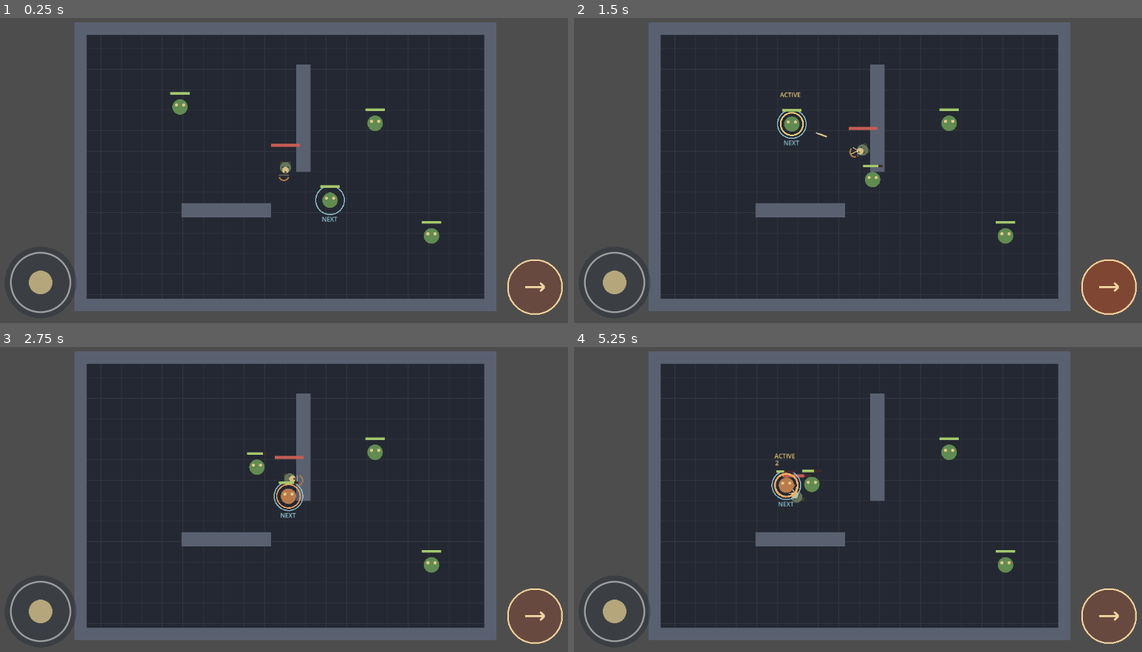
Above: before the commit, frames 1-4 (two rows, left to right).
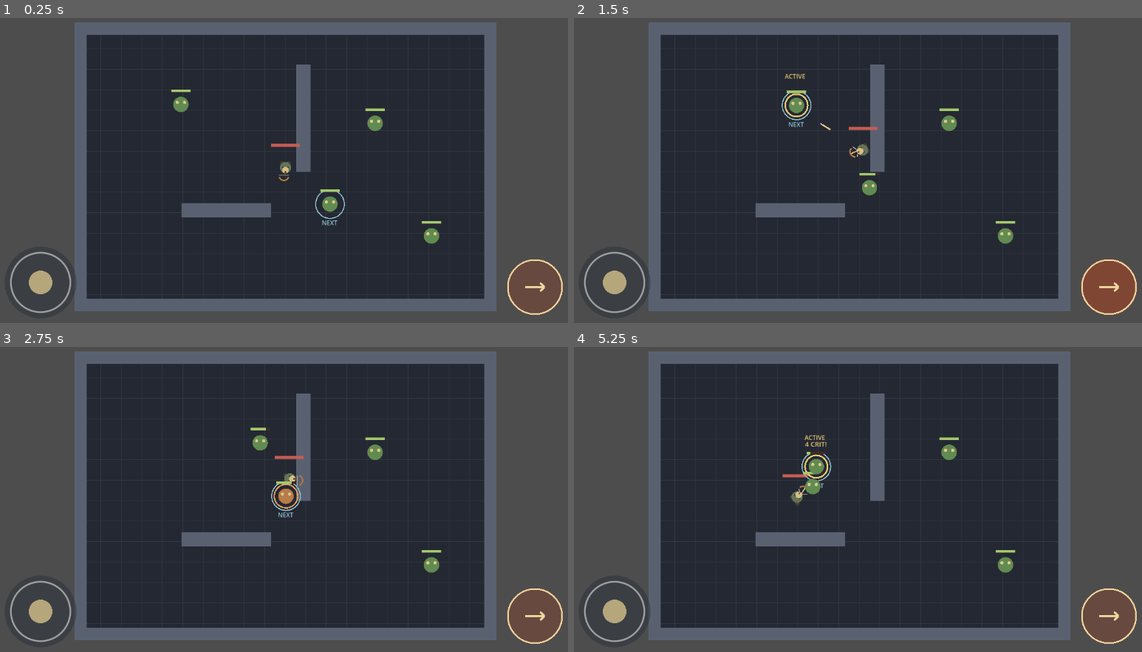
Above: after the commit, the same moments.

Repository: Jonty303/Project-Gauntlands
Game: Godot game, scene res://scenes/main.tscn
Same seed, same stepped clock (60 frames per second), same inputs: the game is played once before the commit and once after it.
Inputs (mouse positions are in pixels of both pictures, inside the frame that each line leads up to):
- Up to frame 1 (0.25 s): no input
- Up to frame 2 (1.5 s): tap Enter (ui_accept) at 0.5 s; drag from (613, 283) to (920, 94) at 0.52 s; drag from (1107, 286) to (829, 234) at 1.27 s
- Up to frame 3 (2.75 s): move the mouse to (346, 423) at 2.02 s; hold D (move_right) from 2.03 s (still down); tap Q (target_previous) at 2.1 s
- Up to frame 4 (5.25 s): release D (move_right) at 2.75 s; drag from (829, 563) to (681, 444) at 2.77 s; move the mouse to (1034, 545) at 3.52 s; hold A (move_left) 3.53-4.25 s; tap E (target_next) at 3.6 s; tap Enter (ui_accept) at 3.77 s; drag from (681, 444) to (772, 414) at 4.27 s; move the mouse to (886, 496) at 5.02 s; hold S (move_down) from 5.03 s (still down); hold Space (attack) from 5.03 s (still down); click (886, 496) at 5.17 s

The runs differ from the first frame. In frame 1, 0.4% of the frame differs, in the area x 29-61%, y 23-69%; in frame 2, 0.8%; in frame 3, 0.6%; in frame 4, 0.9%, in the area x 34-46%, y 28-53%.

Commit message:
Route goblin pursuit and return via navigation grid; add F3 AI diagnostics

Diff:
--- a/scripts/goblin.gd
+++ b/scripts/goblin.gd
@@ -9,7 +9,7 @@
 const MELEE_RANGE := 35.0
 const CHASE_SPEED := 65.0
 const RETURN_SPEED := 105.0
-const MEMORY_SECONDS := 1.2
+const MEMORY_SECONDS := 3.0
 const WINDUP_TIME := 0.55
 const ATTACK_COOLDOWN := 1.25
 
@@ -18,6 +18,9 @@
 var home: Vector2
 var player: Node2D
 var state: String = "IDLE"
+var debug_ai: bool = false
+var destination_marker: Vector2 = Vector2.ZERO
+var has_destination: bool = false
 var last_seen: Vector2 = Vector2.ZERO
 var lost_sight_time: float = 0.0
 
@@ -32,6 +35,11 @@
     player = get_parent().get_node_or_null("Player") as Node2D
     add_to_group("enemies")
     queue_redraw()
+
+func _unhandled_key_input(event: InputEvent) -> void:
+    if event is InputEventKey and event.pressed and not event.echo and event.keycode == KEY_F3:
+        debug_ai = not debug_ai
+        queue_redraw()
 
 func _physics_process(delta: float) -> void:
     combat_text_time = maxf(0.0, combat_text_time - delta)
@@ -59,10 +67,11 @@
             lost_sight_time = 0.0
         else:
             lost_sight_time += delta
-            if lost_sight_time >= MEMORY_SECONDS:
+            if global_position.distance_to(last_seen) < MELEE_RANGE or lost_sight_time >= MEMORY_SECONDS:
                 _begin_return()
 
     velocity = Vector2.ZERO
+    has_destination = false
 
     if state == "CHASE":
         if winding_up:
@@ -80,7 +89,7 @@
         else:
             var destination: Vector2 = player.global_position if sees_player else last_seen
             if global_position.distance_to(destination) > MELEE_RANGE:
-                velocity = global_position.direction_to(destination) * CHASE_SPEED
+                _navigate_towards(destination, CHASE_SPEED)
 
     elif state == "RETURN":
         var home_distance: float = global_position.distance_to(home)
@@ -88,10 +97,19 @@
             global_position = home
             state = "IDLE"
         else:
-            velocity = global_position.direction_to(home) * minf(RETURN_SPEED, home_distance / delta)
+            _navigate_towards(home, minf(RETURN_SPEED, home_distance / delta))
 
     move_and_slide()
     queue_redraw()
+
+func _navigate_towards(destination: Vector2, speed: float) -> void:
+    destination_marker = destination
+    has_destination = true
+    var waypoint: Vector2 = destination
+    if get_parent().has_method("navigation_step"):
+        waypoint = get_parent().navigation_step(global_position, destination)
+    if global_position.distance_to(waypoint) > 2.0:
+        velocity = global_position.direction_to(waypoint) * speed
 
 func _begin_return() -> void:
     state = "RETURN"
@@ -142,6 +160,14 @@
     queue_redraw()
 
 func _draw() -> void:
+    if debug_ai and alive:
+        var debug_color := Color("#72dca3") if state == "CHASE" else Color("#e3b76a") if state == "RETURN" else Color("#b3bac8")
+        draw_string(ThemeDB.fallback_font, Vector2(-22, -55), state, HORIZONTAL_ALIGNMENT_LEFT, -1, 12, debug_color)
+        if has_destination:
+            draw_line(Vector2.ZERO, to_local(destination_marker), debug_color, 1.5)
+            draw_circle(to_local(destination_marker), 4.0, debug_color)
+        if is_instance_valid(player):
+            draw_line(Vector2.ZERO, to_local(player.global_position), Color("#72dca3") if _can_see_player() else Color("#a54b4b"), 1.0)
     if alive:
         draw_circle(Vector2.ZERO, 15.0, Color("#b97b4a") if winding_up else Color("#618b51"))
         draw_circle(Vector2(-7, -4), 3.0, Color("#e0c88a"))
